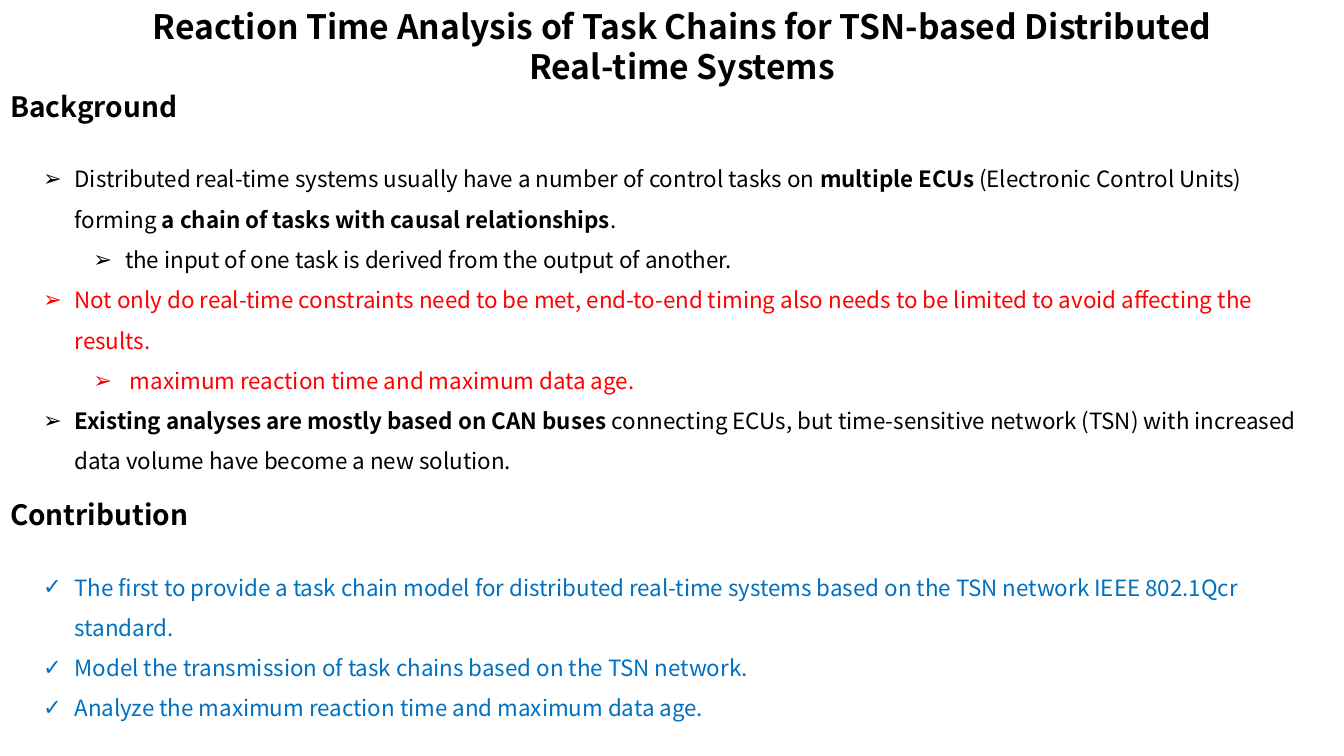
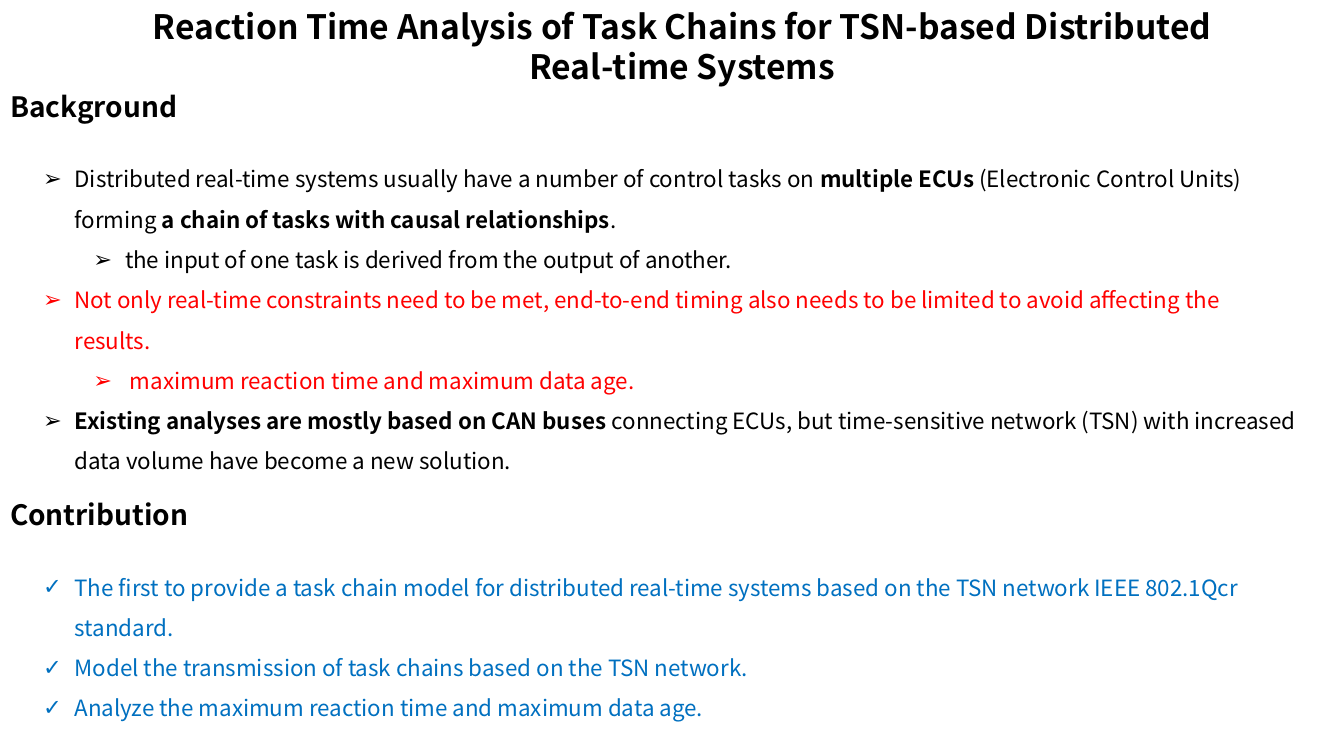
Before and after one commit to wsm6636/note, a slide deck: slide 2 of 06-ppt/RTS-Turin-Class/0423.pptx. Drawn at 1344x756 pixels with LibreOffice and Linux fonts; fonts in the diff are those of the drawing. Boxes give left, top, right and bottom in pixels: in the first picture for what was removed or moved away, otherwise in the second. Text is boxed around its words. In the diff, an @@ line names an element or a change of style, - is before the commit and + after.

```diff
--- a/06-ppt/RTS-Turin-Class/0423.pptx
+++ b/06-ppt/RTS-Turin-Class/0423.pptx
@@ text at [75, 290, 1219, 350]: text changed @@
-➢ Not only do real-time constraints need to be met, end-to-end timing also needs to be limited to avoid affecting the results.
+➢ Not only real-time constraints need to be met, end-to-end timing also needs to be limited to avoid affecting the results.
```
Also in this commit, not shown: 6 other slides changed, 7 other files.
